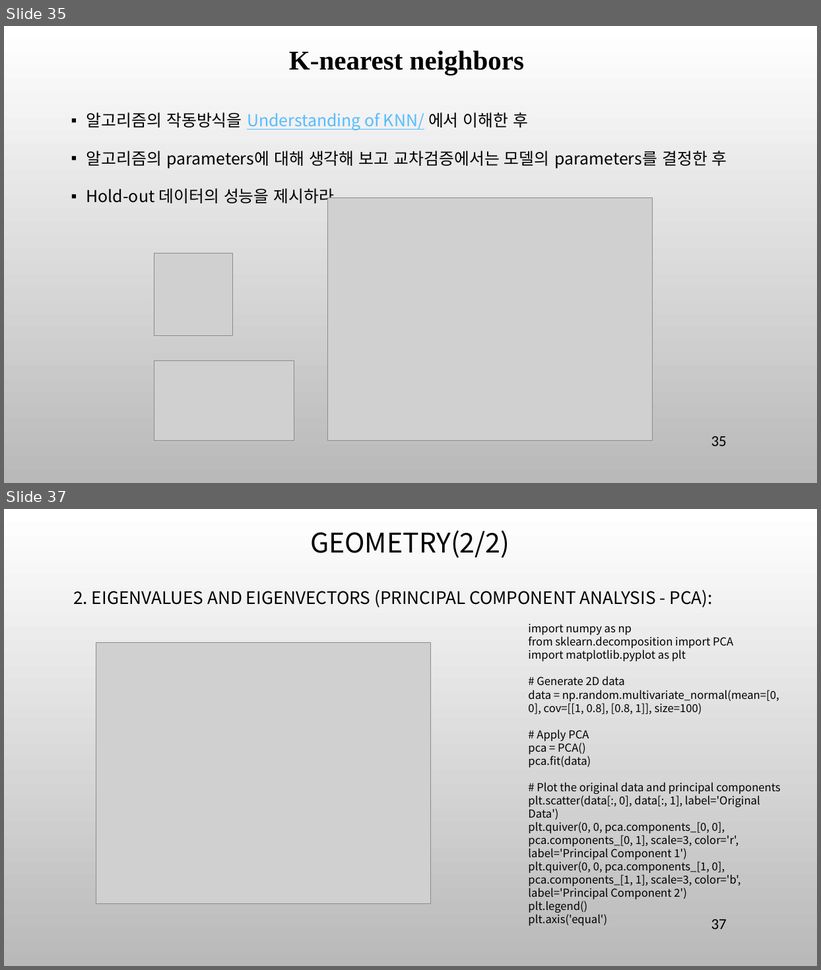
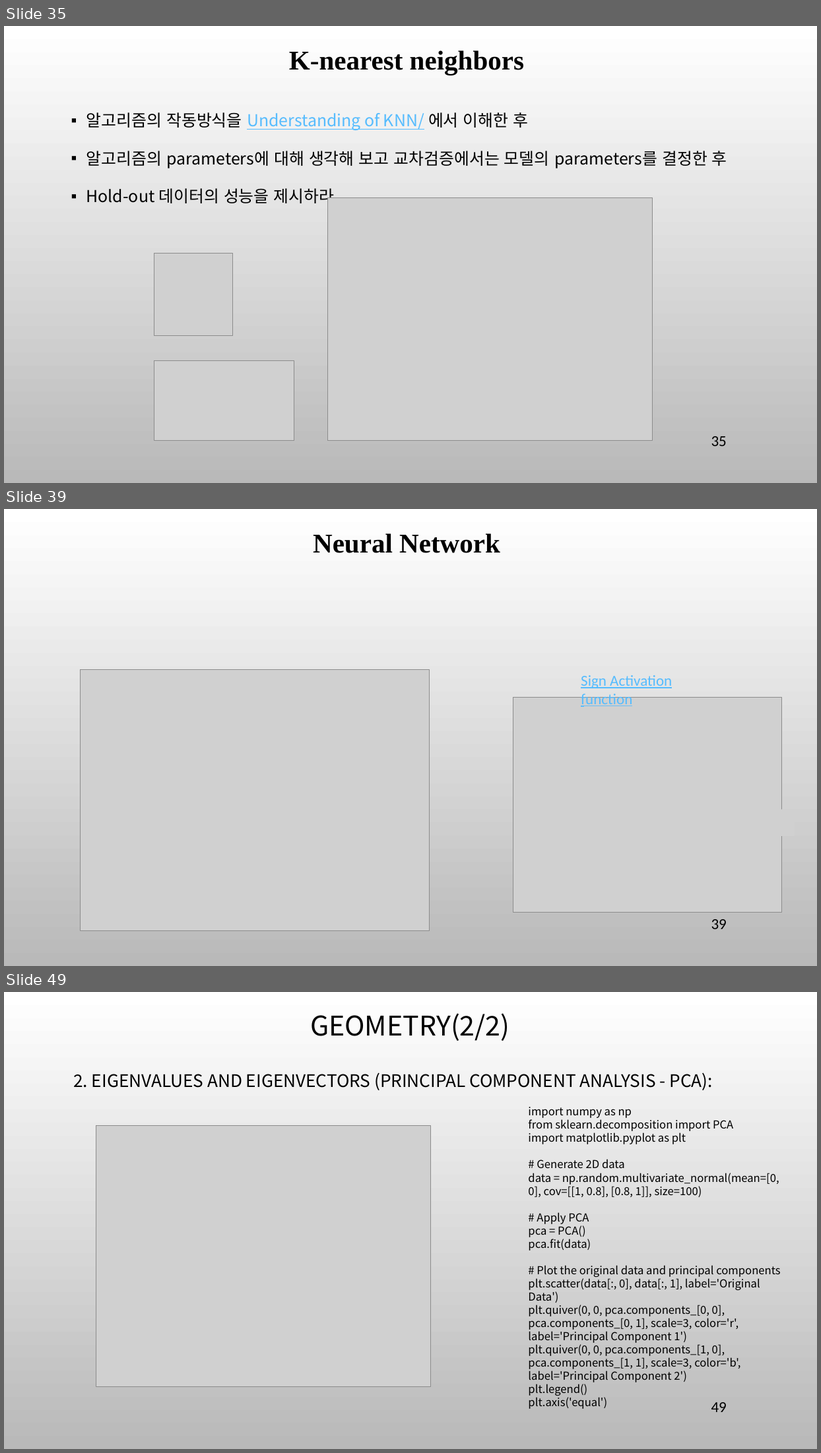
Before and after one commit to ancestor9/mathematics-for-machine-learning, a slide deck: 7_Applications of mathematics.pptx. Shown one above the other, each under a label of ours: slides 35 and 37 before the commit, slides 35, 39 and 49 after it; the slides between them are not shown. The pictures are 821x970 and 821x1453 pixels, drawn with LibreOffice and Linux fonts; fonts in the diff are those of the drawing; grey boxes stand for pictures; background and template pictures are left out. Boxes give left, top, right and bottom in pixels: in the first picture for what was removed or moved away, otherwise in the second. Text is boxed around its words. In the diff, an @@ line names an element or a change of style, - is before the commit and + after.

```diff
--- a/7_Applications of mathematics.pptx
+++ b/7_Applications of mathematics.pptx
@@ slide 39 added at [4, 509, 817, 966], background picture (left out) @@
@@ text added at [313, 533, 500, 553], 32 pt, text #000000, bold @@
+Neural Network
@@ picture added at [81, 670, 429, 931] @@
@@ text added at [581, 675, 672, 707], 18 pt, text #56BCFE, underline @@
+Sign Activation function
@@ picture added at [514, 698, 781, 914] @@
@@ picture added at [584, 706, 638, 733] @@
@@ picture added at [741, 810, 795, 836] @@
@@ page number added at [712, 920, 727, 929], 18 pt, text #000000 @@
+39
@@ what was slide 37 is now slide 49 @@
@@ page number at [712, 1403, 727, 1412]: text changed @@
-37
+49
```
Also in this commit, not shown: 2 slides changed, 11 other slides added.
